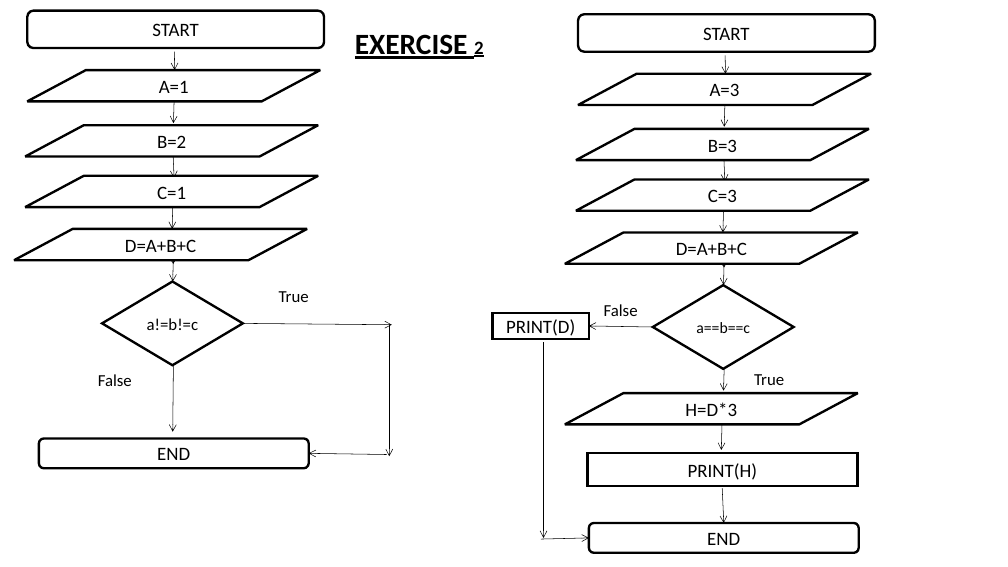
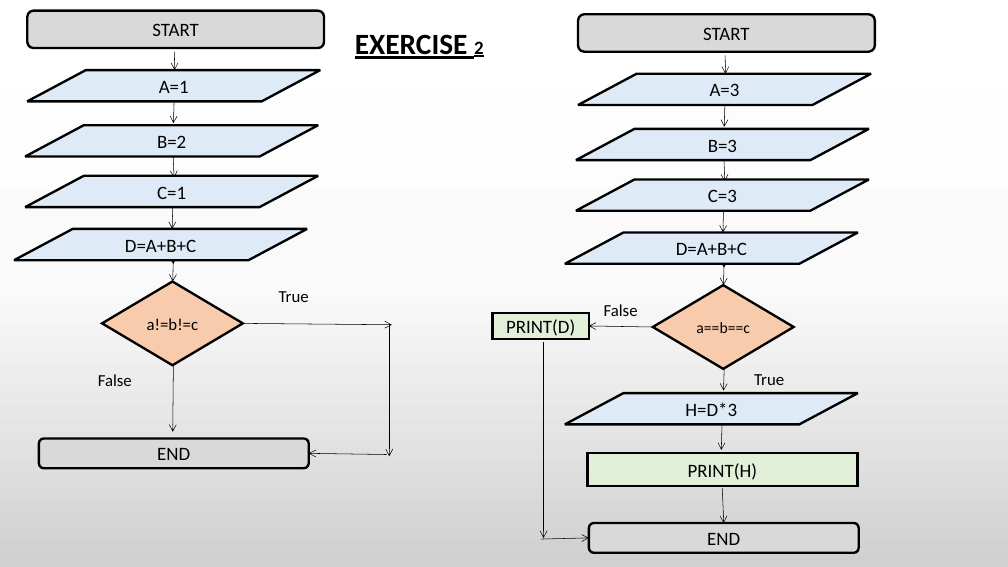
Before and after one commit to nwaniayo/lalacsc102, a slide deck: slide 2 of CSC FLOW CHART.pptx. Drawn at 1008x567 pixels with LibreOffice and Linux fonts; fonts in the diff are those of the drawing. Boxes give left, top, right and bottom in pixels: in the first picture for what was removed or moved away, otherwise in the second. Text is boxed around its words. In the diff, an @@ line names an element or a change of style, - is before the commit and + after.

```diff
--- a/CSC FLOW CHART.pptx
+++ b/CSC FLOW CHART.pptx
@@ background #FFFFFF to gradient #FFFFFF to #FBFBFB to #D1D1D1 @@
@@ diamond "a!=b!=c" at (102,281,243,365): fill #FFFFFF to #F8CBAD @@
@@ diamond "a==b==c" at (653,285,794,369): fill #FFFFFF to #F8CBAD @@
@@ rectangle "PRINT(D)" at (493,313,589,339): fill #FFFFFF to #E2F0D9 @@
@@ fill #FFFFFF to #DEEBF7 in 9 elements at (25,126,318,157), (27,70,321,101), (14,229,308,260), (25,176,318,207), (576,129,870,160), (578,73,872,104), (565,233,858,264), (576,179,870,210), (565,393,858,424) @@
@@ rectangle "PRINT(H)" at (588,454,858,486): fill #FFFFFF to #E2F0D9 @@
@@ fill #FFFFFF to #D9D9D9 in 4 elements at (27,11,324,48), (39,439,309,468), (578,14,876,52), (589,523,859,553) @@
```
Also in this commit, not shown: 6 other slides changed, 1 other file.
